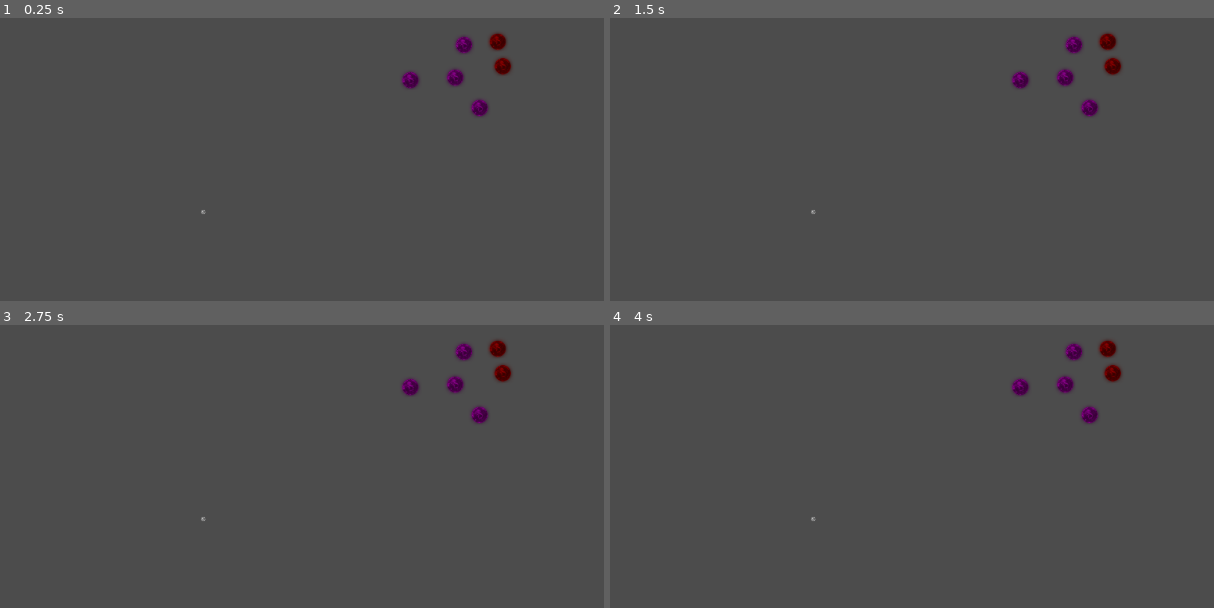
Above: before the commit, frames 1-4 (two rows, left to right).
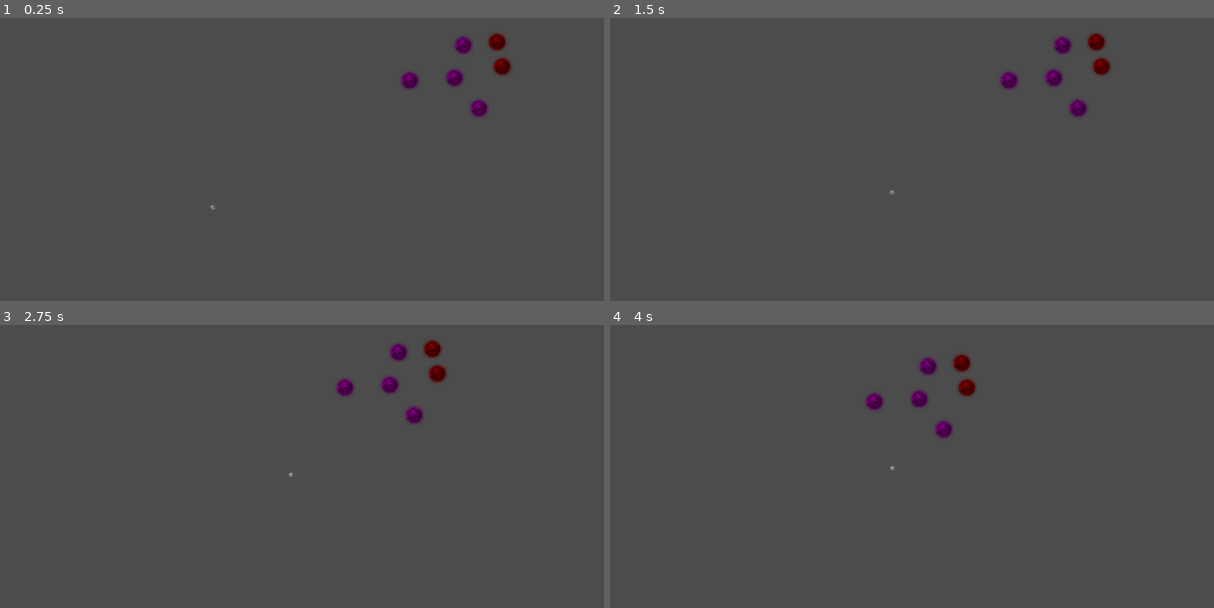
Above: after the commit, the same moments.

Repository: OneSleepyDev/GodotGameJam2018
Game: Godot game, scene res://Main.tscn
The game is run twice, just before and just after one commit, with the same random seed, the same clock (stepped at 60 frames per second) and the same inputs.
Inputs:
- Up to frame 1 (0.25 s): no input
- Up to frame 2 (1.5 s): tap Enter at 0.5 s; hold Right (ui_right) 0.53-1.28 s; hold Left (ui_left) from 1.28 s (still down)
- Up to frame 3 (2.75 s): tap Space at 2 s; release Left (ui_left) at 2.03 s; hold Right (ui_right) from 2.03 s (still down)
- Up to frame 4 (4 s): release Right (ui_right) at 3.53 s; hold Left (ui_left) from 3.53 s (still down)

The runs differ from the first frame. In frame 1, 0.1% of the frame differs, in the area x 33-85%, y 5-70%; in frame 2, 1.4%; in frame 3, 1.7%; in frame 4, 1.7%.
Error before the commit: Parse Error: ':' expected at end of line. (res://Star.gd:14)

Commit message:
Collisions temp tracking
Colliding and number tracking

Diff:
--- a/Main.tscn
+++ b/Main.tscn
@@ -1,8 +1,8 @@
 [gd_scene load_steps=5 format=2]
 
 [ext_resource path="res://Level.tscn" type="PackedScene" id=1]
-[ext_resource path="res://Star.tscn" type="PackedScene" id=2]
-[ext_resource path="res://Planet.tscn" type="PackedScene" id=3]
+[ext_resource path="res://Planet.tscn" type="PackedScene" id=2]
+[ext_resource path="res://Star.tscn" type="PackedScene" id=3]
 
 [sub_resource type="Curve2D" id=1]
 
@@ -20,13 +20,42 @@
 cell_custom_transform = Transform2D( 20, 0, 2, 1, 0, 0 )
 tile_data = PoolIntArray( 786490, 2, 0 )
 
-[node name="Path2D" type="Path2D" parent="Map" index="0"]
+[node name="Planet" parent="." index="1" instance=ExtResource( 2 )]
+
+position = Vector2( 7286.61, 6336.18 )
+
+[node name="Planet2" parent="." index="2" instance=ExtResource( 2 )]
+
+position = Vector2( 8280.23, 6883.39 )
+_sections_unfolded = [ "Transform", "Z Index" ]
+
+[node name="Planet3" parent="." index="3" instance=ExtResource( 2 )]
+
+position = Vector2( 5915.89, 7239.59 )
+_sections_unfolded = [ "Transform", "Z Index" ]
+
+[node name="Planet4" parent="." index="4" instance=ExtResource( 2 )]
+
+position = Vector2( 7061.92, 7172.48 )
+_sections_unfolded = [ "Transform", "Z Index" ]
+
+[node name="Planet5" parent="." index="5" instance=ExtResource( 2 )]
+
+position = Vector2( 7686.56, 7951.99 )
+_sections_unfolded = [ "Transform", "Z Index" ]
+
+[node name="Planet6" parent="." index="6" instance=ExtResource( 2 )]
+
+position = Vector2( 8151.17, 6253.59 )
+_sections_unfolded = [ "Transform", "Z Index" ]
+
+[node name="Path2D" type="Path2D" parent="." index="7"]
 
 self_modulate = Color( 0.5, 0.6, 1, 0.7 )
-position = Vector2( 205.136, -30.3837 )
+position = Vector2( 51.623, -30.9737 )
 curve = SubResource( 1 )
 
-[node name="PathFollow2D" type="PathFollow2D" parent="Map/Path2D" index="0"]
+[node name="PathFollow2D" type="PathFollow2D" parent="Path2D" index="0"]
 
 position = Vector2( 537.152, 10677.9 )
 offset = 0.0
@@ -37,35 +66,6 @@
 loop = true
 lookahead = 4.0
 
-[node name="Star" parent="Map/Path2D/PathFollow2D" index="0" instance=ExtResource( 2 )]
+[node name="Star" parent="Path2D/PathFollow2D" index="0" instance=ExtResource( 3 )]
 
 position = Vector2( 21.9922, -21.9004 )
-
-[node name="Planet" parent="." index="1" instance=ExtResource( 3 )]
-
-position = Vector2( 7286.61, 6336.18 )
-
-[node name="Planet2" parent="." index="2" instance=ExtResource( 3 )]
-
-position = Vector2( 8280.23, 6883.39 )
-_sections_unfolded = [ "Transform", "Z Index" ]
-
-[node name="Planet3" parent="." index="3" instance=ExtResource( 3 )]
-
-position = Vector2( 5915.89, 7239.59 )
-_sections_unfolded = [ "Transform", "Z Index" ]
-
-[node name="Planet4" parent="." index="4" instance=ExtResource( 3 )]
-
-position = Vector2( 7061.92, 7172.48 )
-_sections_unfolded = [ "Transform", "Z Index" ]
-
-[node name="Planet5" parent="." index="5" instance=ExtResource( 3 )]
-
-position = Vector2( 7686.56, 7951.99 )
-_sections_unfolded = [ "Transform", "Z Index" ]
-
-[node name="Planet6" parent="." index="6" instance=ExtResource( 3 )]
-
-position = Vector2( 8151.17, 6253.59 )
-_sections_unfolded = [ "Transform", "Z Index" ]
--- a/Planet.gd
+++ b/Planet.gd
@@ -1,6 +1,5 @@
 extends Node2D
 
-# class member variables go here, for example:
 var isBad = false
 var amountOfImpact = 0
 var red
@@ -30,8 +29,8 @@
 
 	get_node("giant").set_modulate(Color(red,green,blue))
 
-func _collision ():
+func _on_Area2D_body_entered(body):
 	if isBad:
-		return amountOfImpact*-1
+		get_node("../Path2D/PathFollow2D/Star")._add_temp(amountOfImpact*-1)
 	else:
-		return amountOfImpact
+		get_node("../Path2D/PathFollow2D/Star")._add_temp(amountOfImpact)
--- a/Planet.tscn
+++ b/Planet.tscn
@@ -17,16 +17,18 @@
 texture = ExtResource( 2 )
 _sections_unfolded = [ "Transform" ]
 
-[node name="StaticBody2D" type="StaticBody2D" parent="giant" index="0"]
+[node name="Area2D" type="Area2D" parent="giant" index="0"]
 
-input_pickable = false
-collision_layer = 1
-collision_mask = 1
-constant_linear_velocity = Vector2( 0, 0 )
-constant_angular_velocity = 0.0
-friction = 1.0
-bounce = 0.0
+input_pickable = true
+gravity_vec = Vector2( 0, 1 )
+gravity = 98.0
+linear_damp = 0.1
+angular_damp = 1.0
+audio_bus_override = false
+audio_bus_name = "Master"
 
-[node name="CollisionShape2D" type="CollisionShape2D" parent="giant/StaticBody2D" index="0"]
+[node name="CollisionShape2D" type="CollisionShape2D" parent="giant/Area2D" index="0"]
 
 shape = SubResource( 1 )
+
+[connection signal="body_entered" from="giant/Area2D" to="." method="_on_Area2D_body_entered"]
--- a/Star.gd
+++ b/Star.gd
@@ -1,24 +1,33 @@
 extends KinematicBody2D
 
-const SPEED = 1000
+const SPEED = 1200
 var motion = Vector2()
+var temp = 100
 
 
 # Thank you GDquest!
 func cartesian_to_isometric(cartesian):
 	return Vector2(cartesian.x - cartesian.y, (cartesian.x + cartesian.y) / 2)
 
+func _add_temp(temperature):
+	temp += temperature
+
 func _physics_process(delta):
+	# Lower the temperture as it goes on
+	temp -= .01
+	print(temp)
+
+	# Send toward the sun on the path
 	get_parent().set_offset(get_parent().get_offset() + SPEED *delta)
 
-	if self.collides()
-
+	# Left right movement
 	var direction = Vector2()
 	if Input.is_action_pressed("ui_left"):
 		direction += Vector2(-4, 0)
 	if Input.is_action_pressed("ui_right"):
 		direction += Vector2(4, 0)
 
+	#Converting to cartesian
 	motion = direction.normalized() * SPEED
 	motion = cartesian_to_isometric(motion)
 
--- a/project.godot
+++ b/project.godot
@@ -14,10 +14,6 @@
 run/main_scene="res://Main.tscn"
 config/icon="res://icon.png"
 
-[gui]
-
-theme/custom_font="res://assets/hemi head bd it.ttf"
-
 [rendering]
 
 environment/default_environment="res://default_env.tres"
Renamed: assets/hemi head bd it.ttf -> assets/font.ttf
